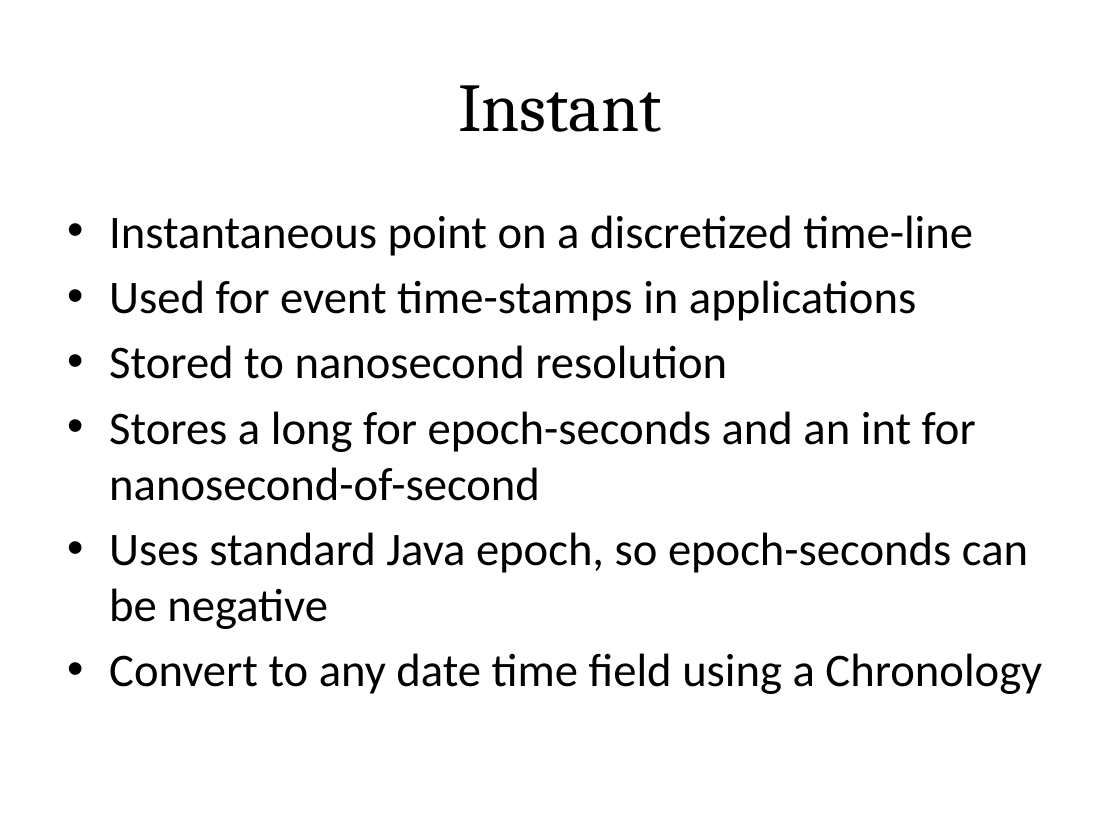
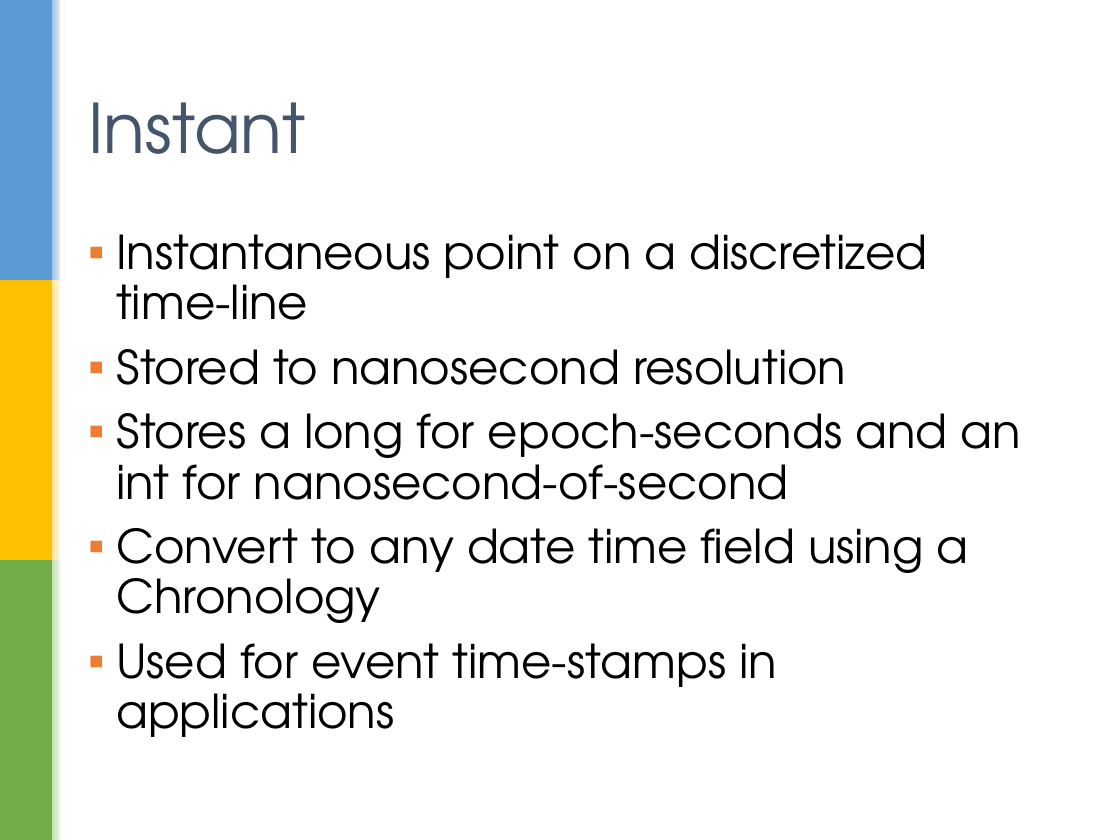
Before and after one commit to sualeh/make-a-date, a slide deck: slide 22 of Java 8 Date and Time API.pptx. Drawn at 1120x840 pixels with LibreOffice and Linux fonts; fonts in the diff are those of the drawing; background and template pictures are left out. Boxes give left, top, right and bottom in pixels: in the first picture for what was removed or moved away, otherwise in the second. Text is boxed around its words. In the diff, an @@ line names an element or a change of style, - is before the commit and + after.

```diff
--- a/Java 8 Date and Time API.pptx
+++ b/Java 8 Date and Time API.pptx
@@ group added at <box>0,0,66,840</box>: 7 rectangles @@
@@ title "Instant": place and size @@
-title "Instant" at <box>458,85,661,132</box>
+title "Instant" at <box>88,102,306,154</box>
@@ title "Instant" at <box>88,102,306,154</box>: font Cambria to TeX Gyre Adventor, text colour #000000 to #44546A; alignment centre to left @@
@@ text "Instantaneous point on a discretized ...": place and size @@
-text "Instantaneous point on a discretized ..." at <box>109,215,1042,694</box>
+text "Instantaneous point on a discretized ..." at <box>116,234,1020,737</box>
@@ text at <box>116,234,1020,623</box>: font Calibri to TeX Gyre Adventor in "Instantaneous point on a discretized time-line", "Stored to nanosecond resolution", "Stores a long for epoch-seconds and an ...", "Convert to any date time field using ..."; bullet • to ▪; line spacing 1 to 0.9; more space between paragraphs @@
@@ text at <box>109,280,916,321</box>: paragraph removed @@
-• Used for event time-stamps in applications
@@ text at <box>109,532,1028,629</box>: paragraph removed @@
-• Uses standard Java epoch, so epoch-seconds can be negative
@@ text at <box>116,643,778,737</box>: paragraph added @@
+▪ Used for event time-stamps in applications
```
Also in this commit, not shown: 41 other slides changed.
